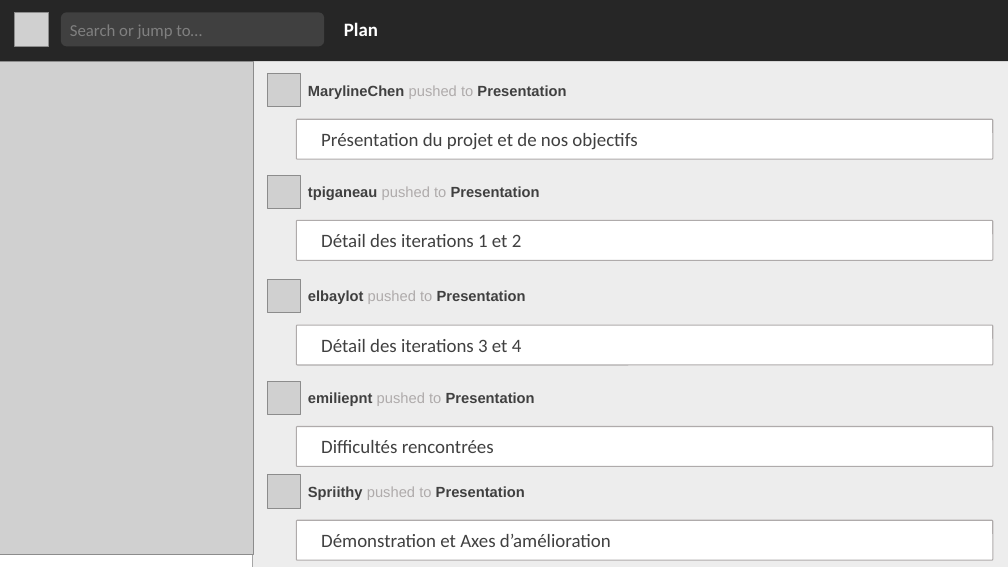
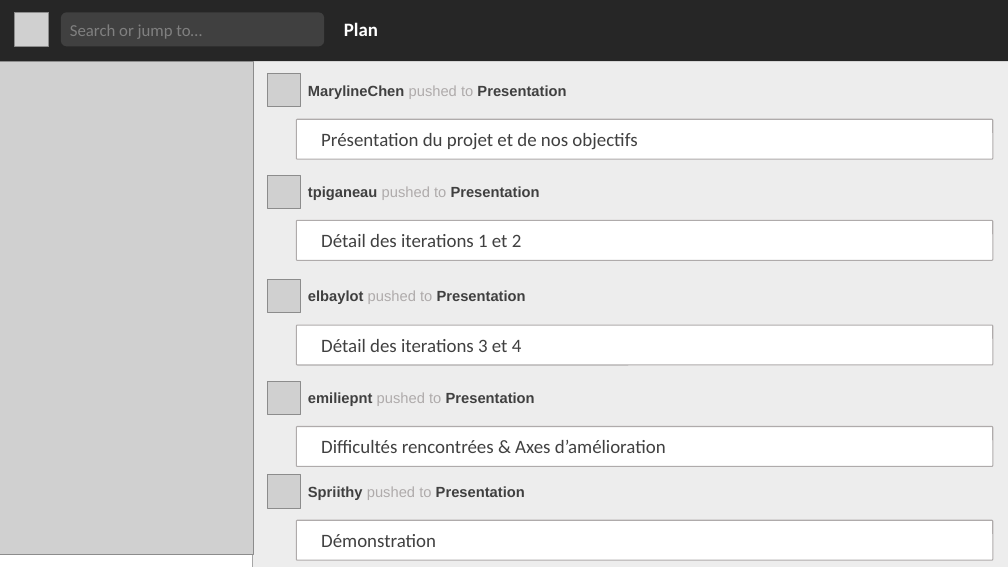
Before and after one commit to oliviercailloux/Assisted-Board-Games, a slide deck: slide 1 of Doc/Présentation 2019.pptx. Drawn at 1008x567 pixels with LibreOffice and Linux fonts; fonts in the diff are those of the drawing; grey boxes stand for pictures. Boxes give left, top, right and bottom in pixels: in the first picture for what was removed or moved away, otherwise in the second. Text is boxed around its words. In the diff, an @@ line names an element or a change of style, - is before the commit and + after.

```diff
--- a/Doc/Présentation 2019.pptx
+++ b/Doc/Présentation 2019.pptx
@@ text in rounded rectangle at (x1=321, y1=440, x2=666, y2=453): text changed @@
-Difficultés rencontrées
+Difficultés rencontrées & Axes d’amélioration
@@ text in rounded rectangle at (x1=321, y1=534, x2=436, y2=547): text changed @@
-Démonstration et Axes d’amélioration
+Démonstration
```
Also in this commit, not shown: 5 slides added.
